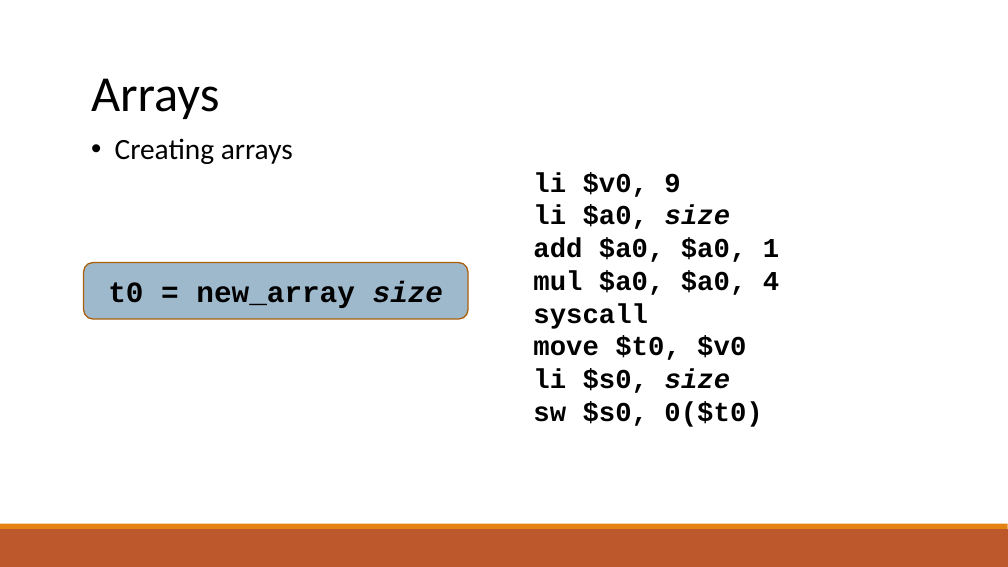
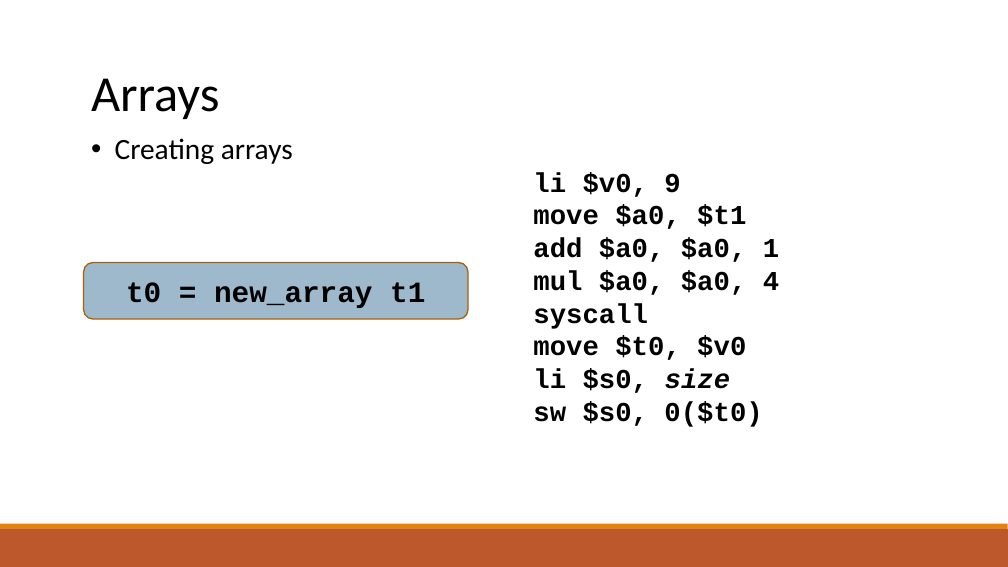
Before and after one commit to raghadzeidan/COMPILATION_TAU_FOR_STUDENTS, a slide deck: slide 64 of new_slides/codegen.pptx. Drawn at 1008x567 pixels with LibreOffice and Linux fonts; fonts in the diff are those of the drawing. Boxes give left, top, right and bottom in pixels: in the first picture for what was removed or moved away, otherwise in the second. Text is boxed around its words. In the diff, an @@ line names an element or a change of style, - is before the commit and + after.

```diff
--- a/new_slides/codegen.pptx
+++ b/new_slides/codegen.pptx
@@ text at (x1=533, y1=205, x2=746, y2=229): text changed @@
-li $a0, size
+move $a0, $t1
@@ text in rounded rectangle at (x1=126, y1=282, x2=425, y2=308): text changed @@
-t0 = new_array size
+t0 = new_array t1
```
Also in this commit, not shown: 6 other slides changed, 1 other file.
